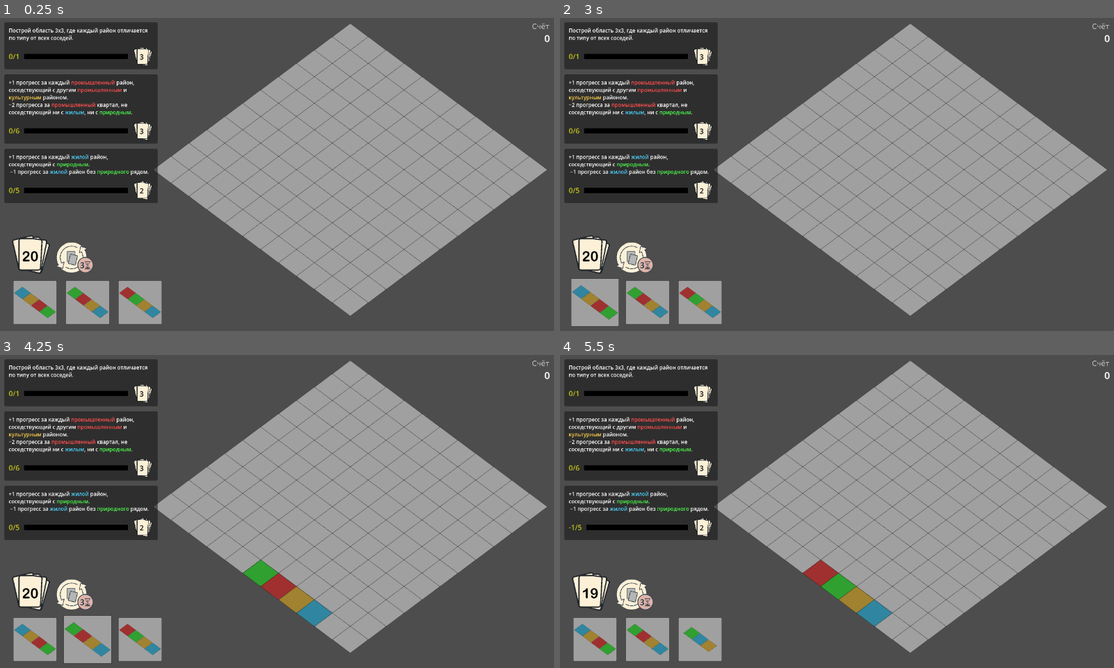
Above: before the commit, frames 1-4 (two rows, left to right).
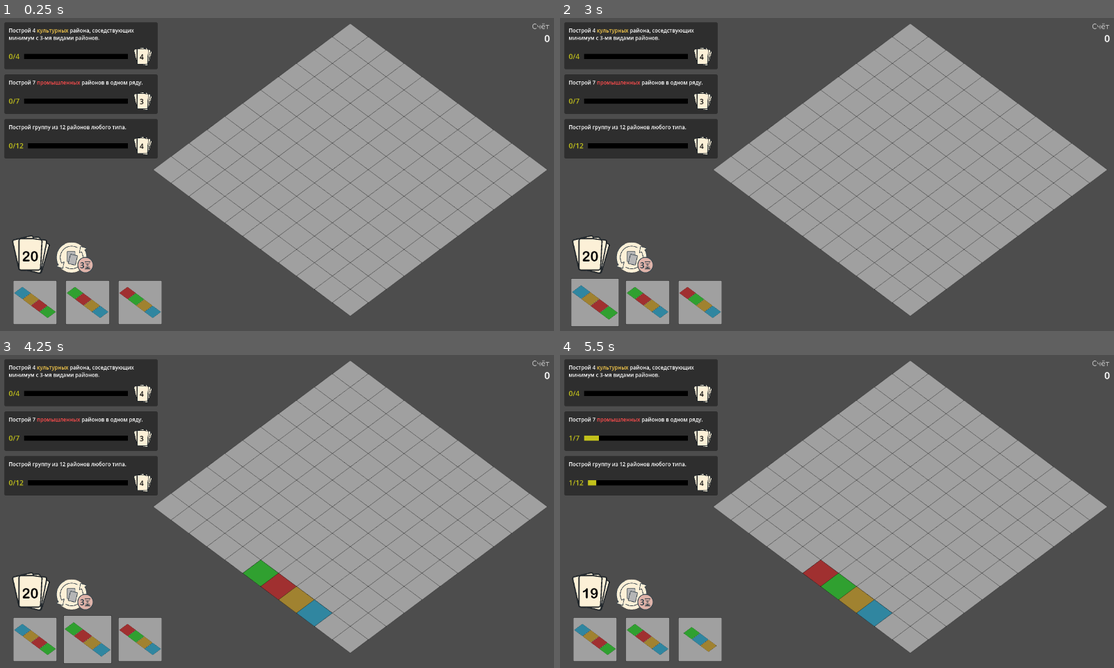
Above: after the commit, the same moments.

Repository: Suruks/Deck-and-Districts-Godot
Game: Godot game, scene res://main.tscn
The game is run twice, just before and just after one commit, with the same random seed, the same clock (stepped at 60 frames per second) and the same inputs.
Inputs (mouse positions are in pixels of both pictures, inside the frame that each line leads up to):
- Up to frame 1 (0.25 s): no input
- Up to frame 2 (3 s): click (632, 259) at 0.52 s; click (632, 259) at 1.27 s; click (632, 259) at 2.02 s; tap Enter at 2.75 s; drag from (593, 302) to (892, 105) at 2.77 s
- Up to frame 3 (4.25 s): tap Space at 3.5 s; drag from (88, 639) to (249, 574) at 3.52 s
- Up to frame 4 (5.5 s): tap Enter at 4.25 s; move the mouse to (698, 639) at 4.27 s; click (698, 639) at 4.42 s; tap Space at 5 s; drag from (809, 574) to (648, 639) at 5.02 s

The runs differ from the first frame. In frame 1, 7.1% of the frame differs, in the area x 0-29%, y 3-60%; in frame 2, 7.1%; in frame 3, 7.1%; in frame 4, 7.1%.

Commit message:
small quest changes

Diff:
--- a/QuestDeck.gd
+++ b/QuestDeck.gd
@@ -78,7 +78,7 @@
 	# 6 — Душа города
 	var q6 = Quest.new()
 	q6.quest_type = "soul_of_city"
-	q6.description = colorize_text("Построй 3 цепочки из 4 районов одного типа (тип разных цепочек может отличаться)")
+	q6.description = colorize_text("Построй 4 цепочки из 3 районов одного типа (тип разных цепочек может отличаться)")
 	q6.reward_cards = 4
 	q6.target_progress = 3
 	quests.append(q6)
@@ -89,7 +89,7 @@
 	q7.description = colorize_text("Построй зону 2x4 из промышленных районов.")
 	q7.reward_cards = 6
 	q7.target_progress = 1
-	quests.append(q7)
+	#quests.append(q7)
 
 	# 8 — Экологичная индустрия
 	var q8 = Quest.new()
@@ -110,7 +110,7 @@
 	# 10 — Диагональный город
 	var q11 = Quest.new()
 	q11.quest_type = "diagonal_city"
-	q11.description = colorize_text("Построй 3 диагональные линии из 4 районов одного типа (тип разных линий может отличаться).")
+	q11.description = colorize_text("Построй 4 диагональные линии из 3 районов одного типа (тип разных линий может отличаться).")
 	q11.reward_cards = 6
 	q11.target_progress = 3
 	quests.append(q11)
@@ -166,7 +166,7 @@
 	# 17 — Природные линии
 	var q18 = Quest.new()
 	q18.quest_type = "natural_lines"
-	q18.description = colorize_text("Должно быть 4 ряда с ровно 4 природными районами.")
+	q18.description = colorize_text("В городе должно быть 4 ряда с ровно 3 природными районами.")
 	q18.reward_cards = 5
 	q18.target_progress = 4
 	quests.append(q18)
--- a/quest.gd
+++ b/quest.gd
@@ -232,7 +232,7 @@
 
 			var cell_type = grid[y][x].type
 			var chain_len = _dfs_chain(grid, x, y, grid_size, visited, cell_type)
-			if chain_len >= 4:
+			if chain_len >= 3:
 				chains += 1
 
 	return chains
@@ -326,14 +326,14 @@
 	var lines := 0
 
 	# ↘ диагонали (вниз-вправо)
-	for y in range(grid_size - 3):
-		for x in range(grid_size - 3):
+	for y in range(grid_size - 2):
+		for x in range(grid_size - 2):
 			var first = grid[y][x]
 			if first == null:
 				continue
 			var type = first.type
 			var valid := true
-			for i in range(4):
+			for i in range(3):
 				var cell = grid[y + i][x + i]
 				if cell == null or not _is_type(cell, type):
 					valid = false
@@ -342,14 +342,14 @@
 				lines += 1
 
 	# ↙ диагонали (вверх-вправо)
-	for y in range(3, grid_size):
-		for x in range(grid_size - 3):
+	for y in range(2, grid_size):
+		for x in range(grid_size - 2):
 			var first = grid[y][x]
 			if first == null:
 				continue
 			var type = first.type
 			var valid := true
-			for i in range(4):
+			for i in range(3):
 				var cell = grid[y - i][x + i]
 				if cell == null or not _is_type(cell, type):
 					valid = false
@@ -506,14 +506,14 @@
 		for x in range(grid_size):
 			if _is_type(grid[y][x], "nature"):
 				count += 1
-		if count == 4:
+		if count == 3:
 			progress += 1
 	for x in range(grid_size):
 		var count := 0
 		for y in range(grid_size):
 			if _is_type(grid[y][x], "nature"):
 				count += 1
-		if count == 4:
+		if count == 3:
 			progress += 1
 	return progress
 
